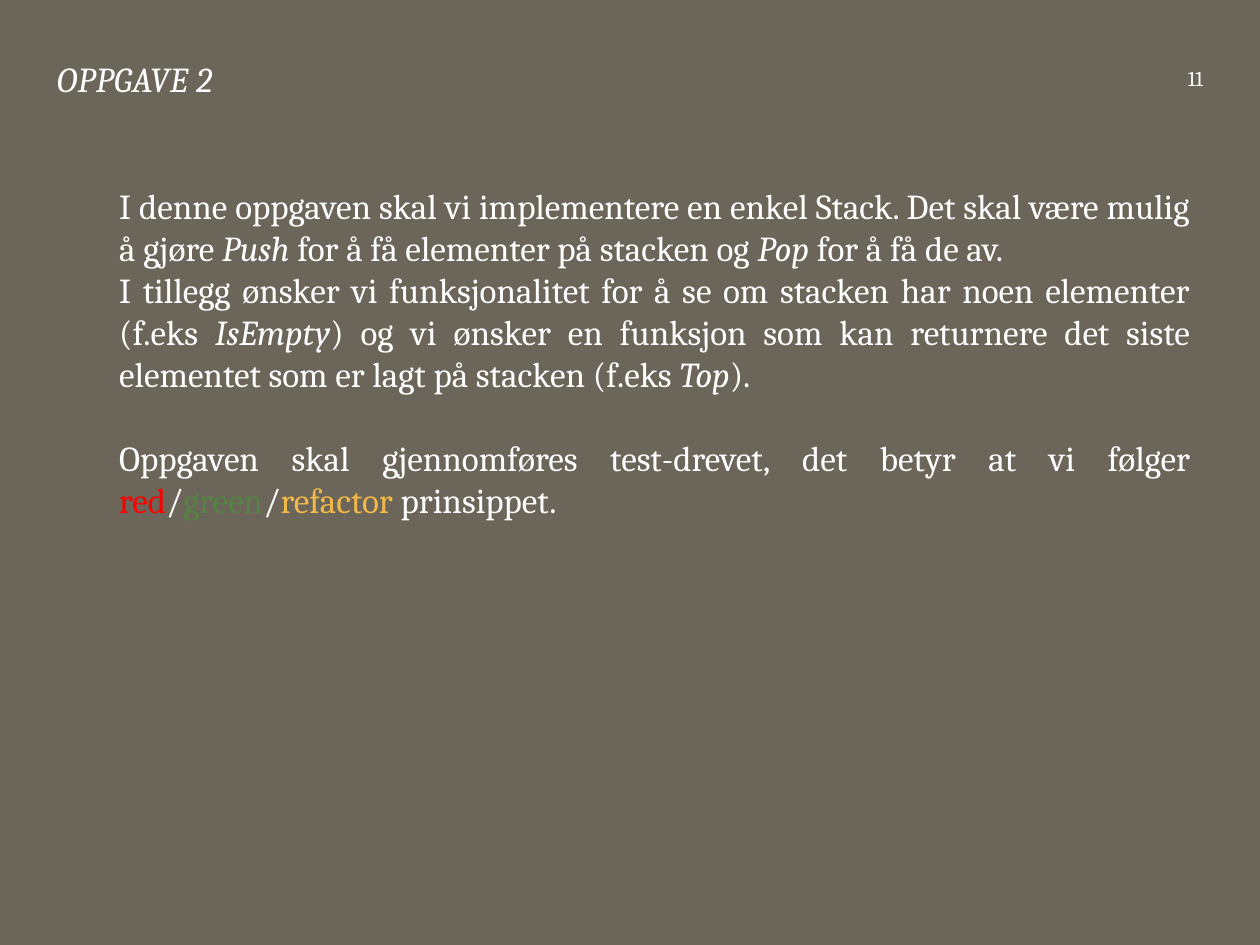
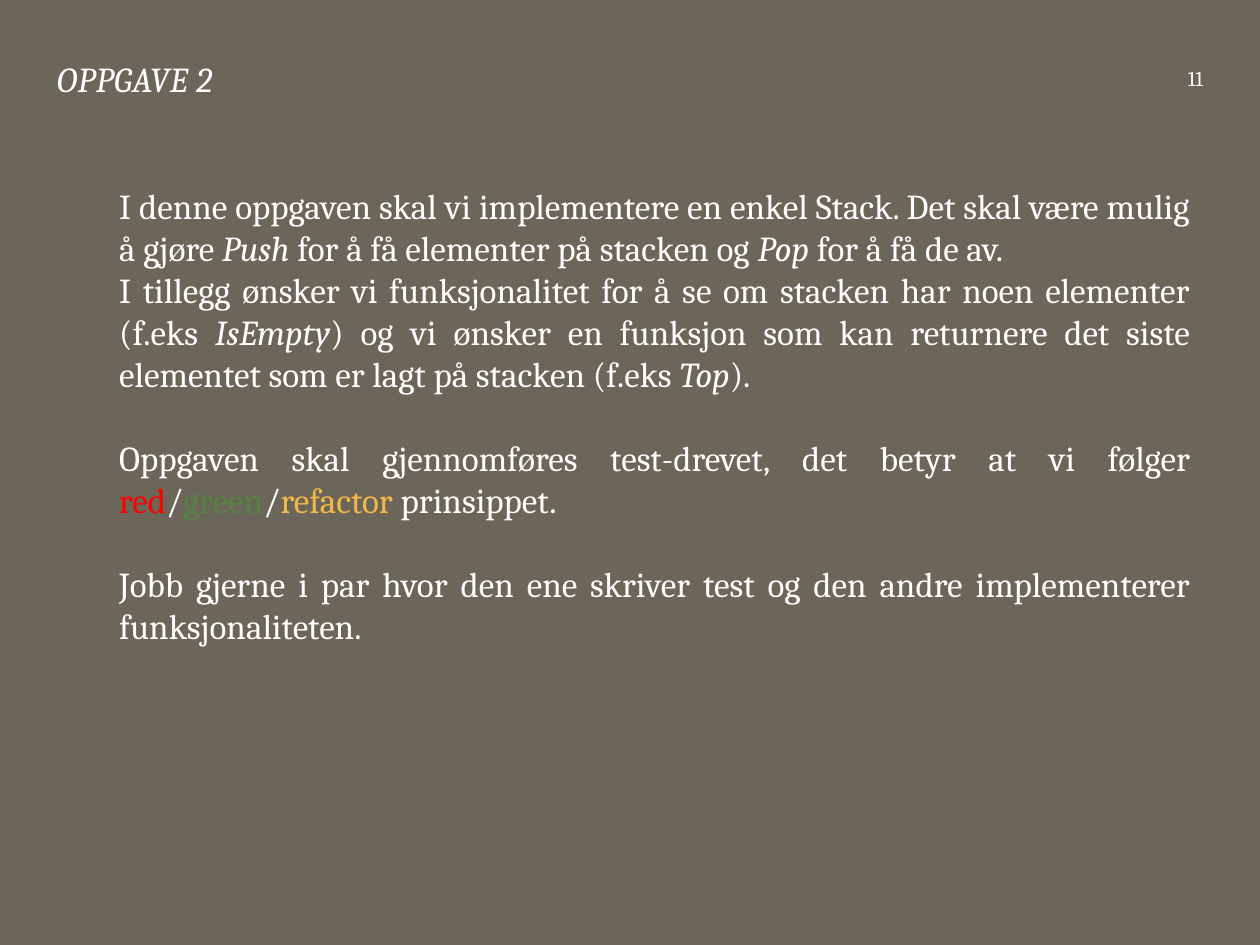
Before and after one commit to bekk/dotnetkurs, a slide deck: slide 11 of tdd/TDD.pptx. Drawn at 1260x945 pixels with LibreOffice and Linux fonts; fonts in the diff are those of the drawing. Boxes give left, top, right and bottom in pixels: in the first picture for what was removed or moved away, otherwise in the second. Text is boxed around its words. In the diff, an @@ line names an element or a change of style, - is before the commit and + after.

```diff
--- a/tdd/TDD.pptx
+++ b/tdd/TDD.pptx
@@ text at <box>119,572,1190,647</box>: paragraph added @@
+Jobb gjerne i par hvor den ene skriver test og den andre implementerer funksjonaliteten.
```
Also in this commit, not shown: 11 other slides changed, 31 other files.
